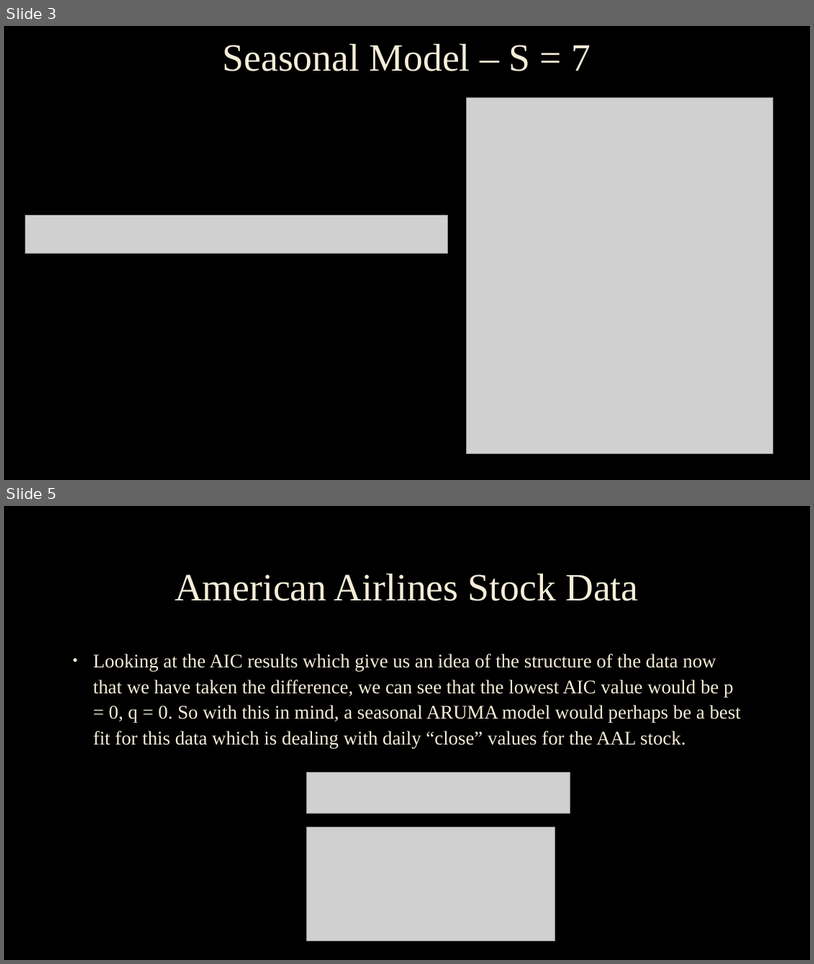
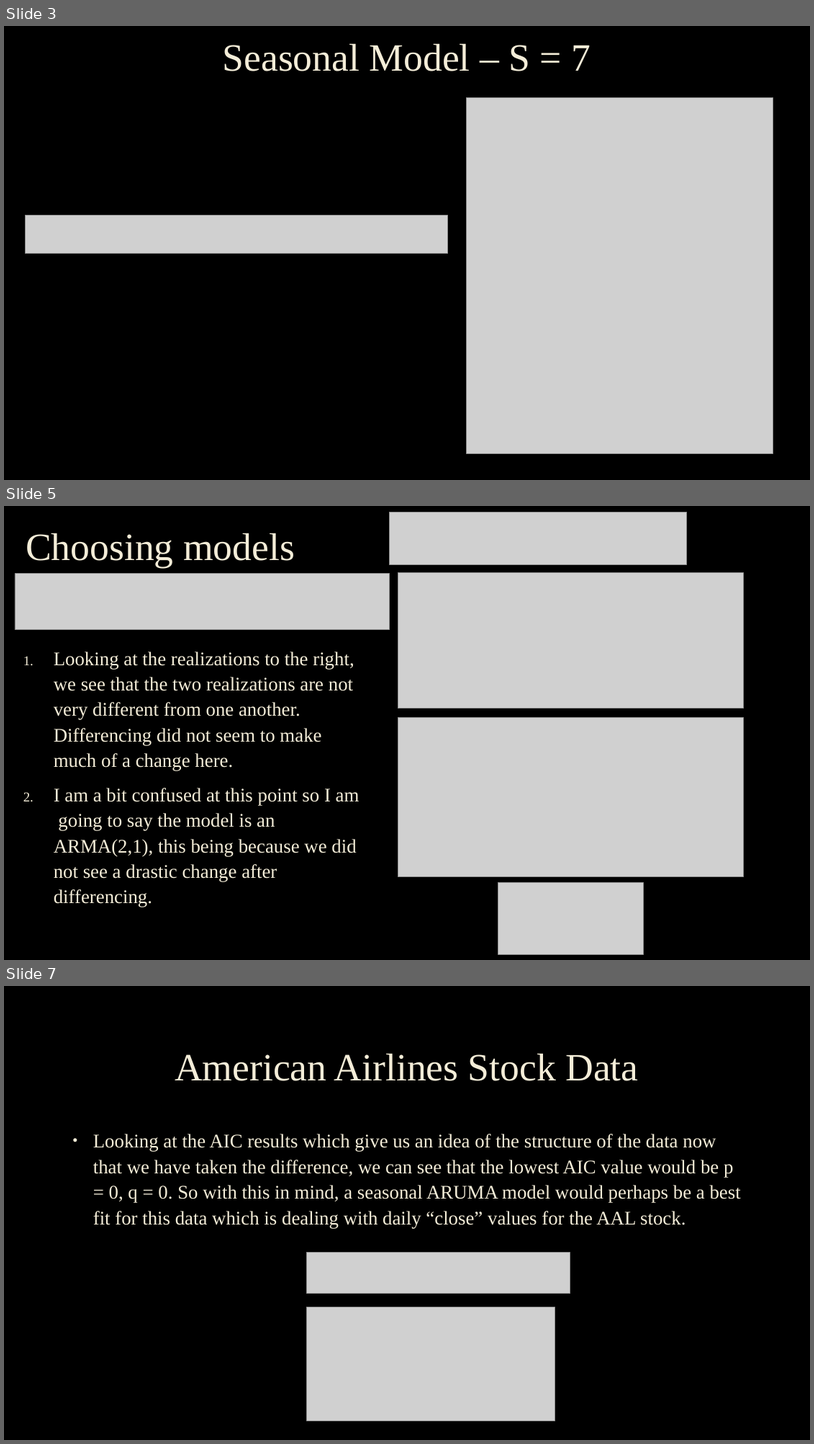
Before and after one commit to scottfrazier97/personalProjects, a slide deck: python_SMU/CALI FILES/TS/Scott_Frazier_FLS6.pptx. Shown one above the other, each under a label of ours: slides 3 and 5 before the commit, slides 3, 5 and 7 after it; the slides between them are not shown. The pictures are 814x964 and 814x1444 pixels, drawn with LibreOffice and Linux fonts; fonts in the diff are those of the drawing; grey boxes stand for pictures; background and template pictures are left out. Boxes give left, top, right and bottom in pixels: in the first picture for what was removed or moved away, otherwise in the second. Text is boxed around its words. In the diff, an @@ line names an element or a change of style, - is before the commit and + after.

```diff
--- a/python_SMU/CALI FILES/TS/Scott_Frazier_FLS6.pptx
+++ b/python_SMU/CALI FILES/TS/Scott_Frazier_FLS6.pptx
@@ slide 5 added at (4, 506, 810, 960), background picture (left out) @@
@@ picture added at (390, 512, 687, 565) @@
@@ title added at (26, 533, 295, 567), 46 pt, text #F4EDD8 @@
+Choosing models
@@ picture added at (15, 574, 390, 630) @@
@@ picture added at (399, 573, 744, 708) @@
@@ text added at (54, 651, 360, 907), 23 pt, text #F4EDD8 @@
+1. Looking at the realizations to the right, we see that the two realizations are not very different from one another. Differencing did not seem to make much of a change here.
+2. I am a bit confused at this point so I am going to say the model is an ARMA(2,1), this being because we did not see a drastic change after differencing.
@@ picture added at (399, 717, 744, 876) @@
@@ picture added at (498, 883, 643, 954) @@
@@ what was slide 5 is now slide 7 @@
```
Also in this commit, not shown: 1 slide changed, 3 other slides added, 2 slides removed, 10 other files.
